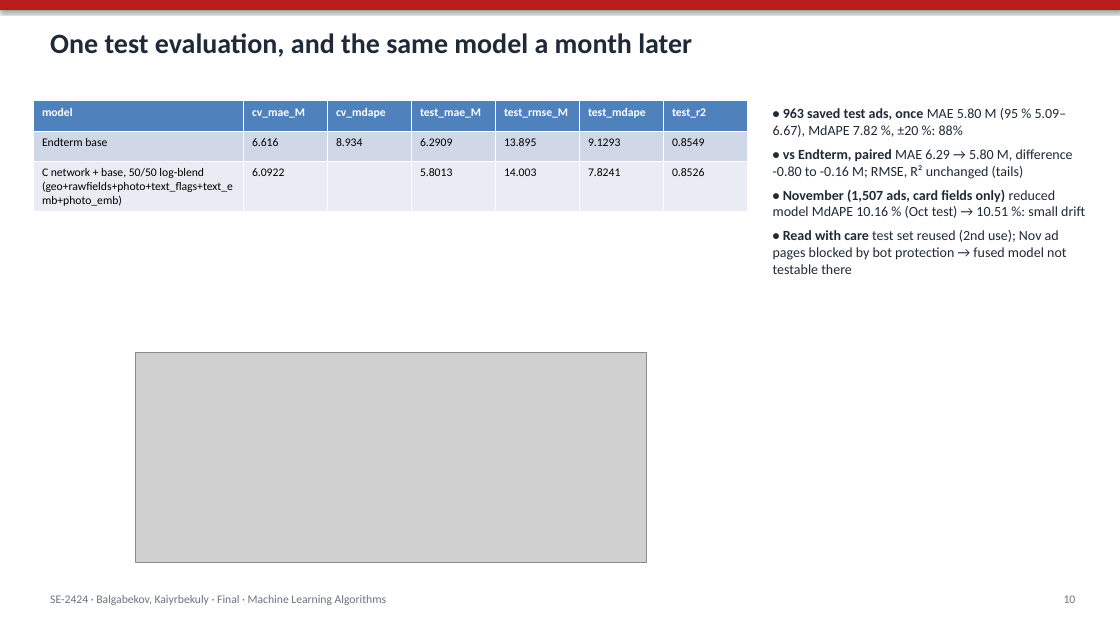
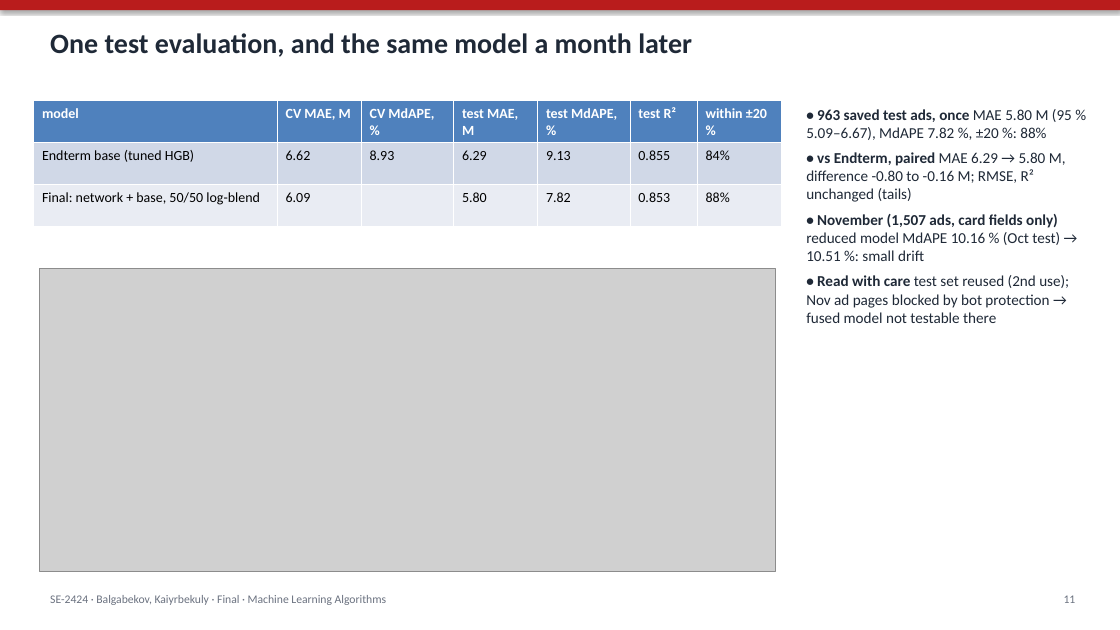
Before and after one commit to Newterios/mla_midtem, a slide deck: slide 11 of slides/Final_SE-2424_slides.pptx (slide 10 before the commit). Drawn at 1120x630 pixels with LibreOffice and Linux fonts; fonts in the diff are those of the drawing; grey boxes stand for pictures. Boxes give left, top, right and bottom in pixels: in the first picture for what was removed or moved away, otherwise in the second. Text is boxed around its words. In the diff, an @@ line names an element or a change of style, - is before the commit and + after.

Commit message:
Slides: one readable figure per slide, fusion table and figure split, test table with plain column names, real app screenshot; app: empty optional number boxes arrive as 0 and now mean 'not given', SHAP title kept inside the figure

```diff
--- a/slides/Final_SE-2424_slides.pptx
+++ b/slides/Final_SE-2424_slides.pptx
@@ table at (x1=34, y1=101, x2=781, y2=227) @@
-row 1: model | cv_mae_M | cv_mdape | test_mae_M | test_rmse_M | test_mdape | test_r2
+row 1: model | CV MAE, M | CV MdAPE, % | test MAE, M | test MdAPE, % | test R² | within ±20 %
-row 2: Endterm base | 6.616 | 8.934 | 6.2909 | 13.895 | 9.1293 | 0.8549
+row 2: Endterm base (tuned HGB) | 6.62 | 8.93 | 6.29 | 9.13 | 0.855 | 84%
-row 3: C network + base, 50/50 log-blend (geo+rawfields+photo+text_flags+text_emb+photo_emb) | 6.0922 |  | 5.8013 | 14.003 | 7.8241 | 0.8526
+row 3: Final: network + base, 50/50 log-blend | 6.09 |  | 5.80 | 7.82 | 0.853 | 88%
@@ size 10 to 12 pt in "model" @@
@@ table resized from (x1=34, y1=101, x2=748, y2=210) to (x1=34, y1=101, x2=781, y2=227) @@
@@ text "• 963 saved test ads, ..." moved from (x1=773, y1=108, x2=1085, y2=274) to (x1=806, y1=109, x2=1072, y2=323) @@
@@ text "• 963 saved test ads, ..." at (x1=806, y1=109, x2=1072, y2=323): size 12 to 13 pt @@
@@ picture resized from (x1=135, y1=353, x2=646, y2=563) to (x1=39, y1=269, x2=776, y2=571) @@
@@ text at (x1=1064, y1=595, x2=1076, y2=603): text changed @@
-10
+11
```
Also in this commit, not shown: 13 other slides changed, 3 slides added, 6 other files.
